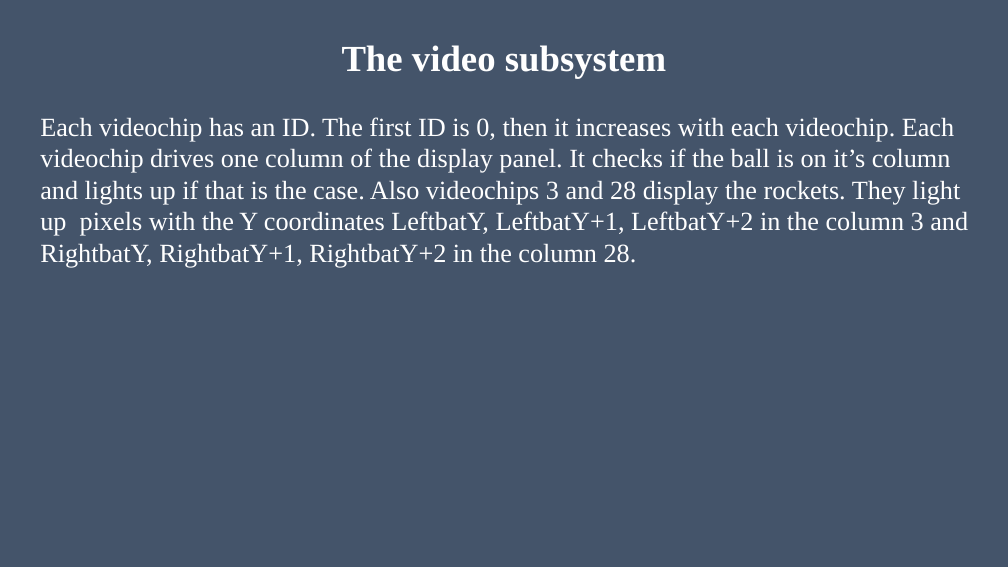
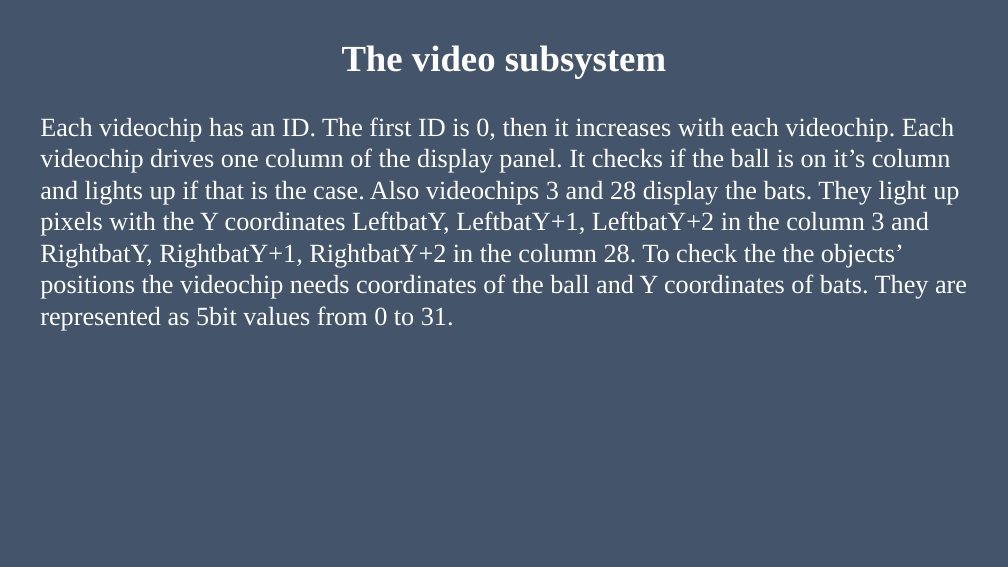
Before and after one commit to MIZINCHIK/DigitalPlatforms, a slide deck: slide 4 of Presentation.pptx. Drawn at 1008x567 pixels with LibreOffice and Linux fonts; fonts in the diff are those of the drawing. Boxes give left, top, right and bottom in pixels: in the first picture for what was removed or moved away, otherwise in the second. Text is boxed around its words. In the diff, an @@ line names an element or a change of style, - is before the commit and + after.

Commit message:
Presentation

```diff
--- a/Presentation.pptx
+++ b/Presentation.pptx
@@ text at bbox=[40, 117, 967, 331]: text changed @@
-Each videochip has an ID. The first ID is 0, then it increases with each videochip. Each videochip drives one column of the display panel. It checks if the ball is on it’s column and lights up if that is the case. Also videochips 3 and 28 display the rockets. They light up pixels with the Y coordinates LeftbatY, LeftbatY+1, LeftbatY+2 in the column 3 and RightbatY, RightbatY+1, RightbatY+2 in the column 28.
+Each videochip has an ID. The first ID is 0, then it increases with each videochip. Each videochip drives one column of the display panel. It checks if the ball is on it’s column and lights up if that is the case. Also videochips 3 and 28 display the bats. They light up pixels with the Y coordinates LeftbatY, LeftbatY+1, LeftbatY+2 in the column 3 and RightbatY, RightbatY+1, RightbatY+2 in the column 28. To check the the objects’ positions the videochip needs coordinates of the ball and Y coordinates of bats. They are represented as 5bit values from 0 to 31.
```
Also in this commit, not shown: 6 other slides changed.
